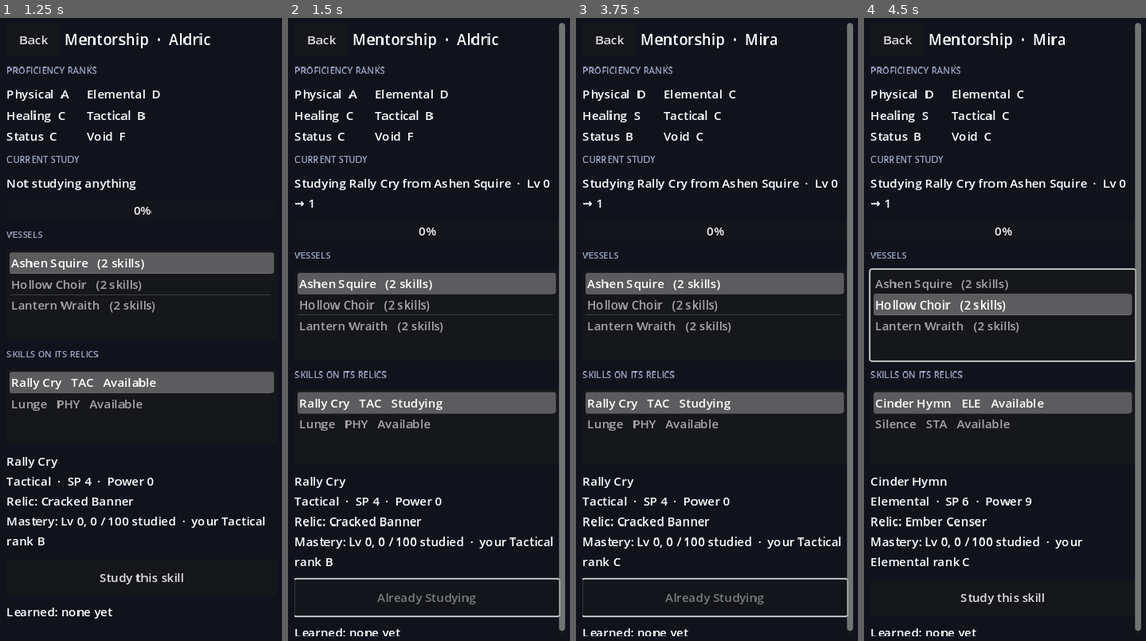
Above: before the commit, frames 1-4 (left to right).
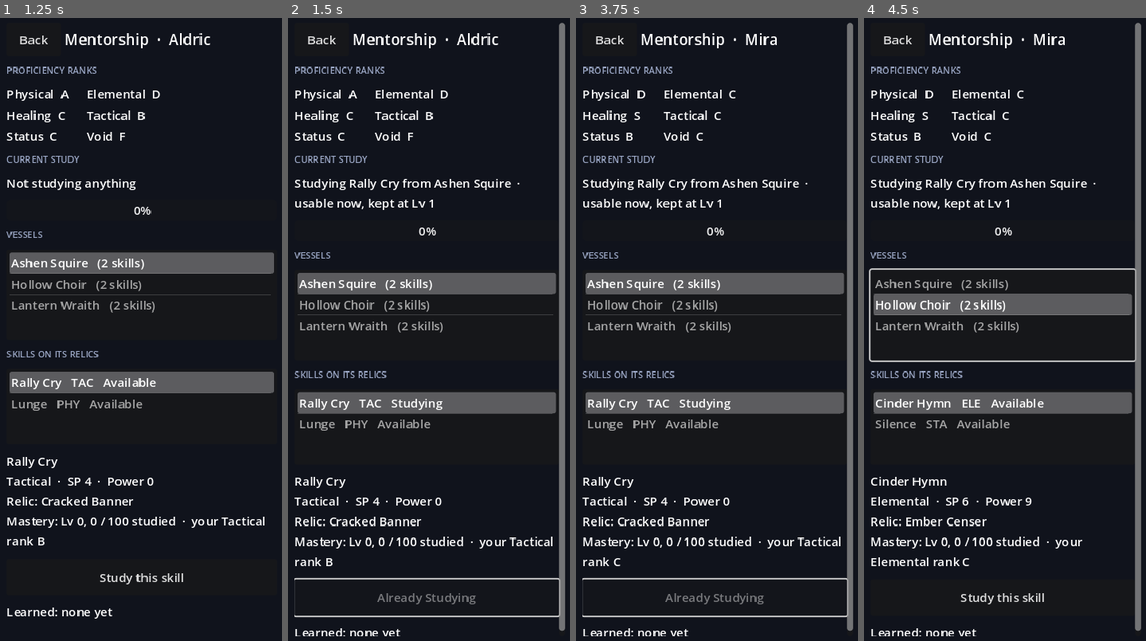
Above: after the commit, the same moments.

Repository: JoelsCodes/Tactics-game
Game: Godot game, scene res://scenes/barracks.tscn
The game is run twice, just before and just after one commit, with the same random seed, the same clock (stepped at 60 frames per second) and the same inputs.
Inputs (mouse positions are in pixels of both pictures, inside the frame that each line leads up to):
- Up to frame 1 (1.25 s): click "Mentorship" at 0.5 s
- Up to frame 2 (1.5 s): click "Study this skill" at 1.25 s
- Up to frame 3 (3.75 s): click "Back" at 2 s; click "Mentorship" at 2.75 s; click "Study this skill" at 3.5 s
- Up to frame 4 (4.5 s): tap Enter at 4.25 s; move the mouse to (1069, 298) at 4.27 s; tap Q at 4.35 s; click (1069, 298) at 4.42 s

Frame 1 is identical in both runs. In frame 2, 0.4% of the frame differs, in the area x 2-93%, y 25-31%; in frame 3, 0.4%; in frame 4, 0.4%.

Commit message:
Skills: usable from the start of study; use takes them from level 0 to 1
The active study is usable at level 0 but not kept; each use adds the
character's rank gain, and at level 1 the skill is learned for good.
Remove battle study points. A paused study keeps its progress but
cannot be used. SkillTree.can_use / usable_skills.

Co-Authored-By: Claude Opus 5.5 <noreply@anthropic.com>
Claude-Session: https://claude.ai/code/session_01UHqCe3Atfdf2Td9hbtNQLv

Diff:
--- a/godot/scripts/core/skill_mastery.gd
+++ b/godot/scripts/core/skill_mastery.gd
@@ -1,10 +1,10 @@
 class_name SkillMastery
 extends Resource
 ## One skill in a human's tree and its level, 0-99.
-##   Level 0: being studied (mentorship). Study points fill a 100-point bar.
+##   Level 0: being studied (mentorship). Usable while it is the active study, but not kept yet.
 ##   Level 1: learned, permanently in the human's personal tree.
-##   Levels 2-99: each use of the skill fills the bar by the character's rank gain in the skill's
-##   proficiency (S 20 ... C 10 ... F 4, times efficiency); a full bar is a level.
+##   Every level, 0 -> 1 included, comes from use: each use fills a 100-point bar by the character's
+##   rank gain in the skill's proficiency (S 20 ... C 10 ... F 4, times efficiency).
 ## The skill's power scales with its level (SkillData.power_at).
 
 @export var skill: SkillData
--- a/godot/scripts/core/skill_tree.gd
+++ b/godot/scripts/core/skill_tree.gd
@@ -1,8 +1,9 @@
 class_name SkillTree
 extends Resource
 ## A human's personal skill tree: skills inherited from vessels through mentorship and their levels.
-## Studying takes a skill from level 0 to 1 (learned); using it levels it up to 99. One skill is the
-## active study at a time; switching keeps the progress of the others.
+## Starting a study puts a skill at level 0 and makes it usable at once; using it fills its level bar.
+## At level 1 it is learned and kept for good; more use levels it to 99. One skill is the active study
+## at a time; switching keeps the progress of the others, but a paused study cannot be used.
 
 signal skill_mastered(skill: SkillData)
 
@@ -56,34 +57,40 @@
 	emit_changed()
 
 
-## Adds study points to the active study. When its bar fills it goes from level 0 to level 1: the
-## skill is learned and the study slot is freed. Returns true if a skill was learned by this call.
-func add_study_progress(points: int) -> bool:
-	var m := active_study()
-	if m == null:
-		return false
-	m.add_progress(mini(points, TacticalMath.PROGRESS_PER_LEVEL - m.progress))  # study stops at level 1
-	if not m.is_mastered():
-		return false
-	active_index = -1
-	skill_mastered.emit(m.skill)
-	emit_changed()
-	return true
-
-
 ## Level of a skill in this tree (0 if never studied).
 func skill_level(skill: SkillData) -> int:
 	var m := mastery_of(skill)
 	return m.level if m != null else 0
 
 
-## Records `uses` uses of a learned skill: each adds the character's rank gain for the skill's
-## proficiency. Returns the levels gained (0 if the skill is not learned).
+## Whether the human can use `skill` right now: learned (level 1+) or the active study at level 0.
+## A paused study cannot be used until it is the active study again.
+func can_use(skill: SkillData) -> bool:
+	var m := mastery_of(skill)
+	return m != null and (m.is_mastered() or m == active_study())
+
+
+## Every skill the human can use right now: the learned ones plus the active study.
+func usable_skills() -> Array[SkillData]:
+	var out := learned_skills()
+	var a := active_study()
+	if a != null:
+		out.append(a.skill)
+	return out
+
+
+## Records `uses` uses of a usable skill: each adds the character's rank gain for the skill's
+## proficiency to its level bar. Taking the active study from level 0 to 1 learns it for good and frees
+## the study slot. Returns the levels gained (0 if the skill cannot be used now).
 func use_skill(skill: SkillData, stats: CharacterStats, uses := 1, loadout: EquipmentLoadout = null) -> int:
+	if not can_use(skill) or stats == null:
+		return 0
 	var m := mastery_of(skill)
-	if m == null or not m.is_mastered() or stats == null:
-		return 0
+	var was_learned := m.is_mastered()
 	var gained := m.add_progress(stats.skill_gain(skill.category, loadout) * maxi(uses, 0))
+	if not was_learned and m.is_mastered():
+		active_index = -1
+		skill_mastered.emit(skill)
 	if gained > 0:
 		emit_changed()
 	return gained
--- a/godot/scripts/ui/mentorship_menu.gd
+++ b/godot/scripts/ui/mentorship_menu.gd
@@ -55,7 +55,7 @@
 		study_label.text = "Not studying anything"
 		study_bar.value = 0
 	else:
-		study_label.text = "Studying %s from %s  ·  Lv 0 → 1" % [m.skill.display_name, m.mentor_name]
+		study_label.text = "Studying %s from %s  ·  usable now, kept at Lv 1" % [m.skill.display_name, m.mentor_name]
 		study_bar.value = m.progress
 	var learned := Mentorship.tree_of(human).learned_skills()
 	var tree := Mentorship.tree_of(human)
--- a/godot/scripts/units/mentorship.gd
+++ b/godot/scripts/units/mentorship.gd
@@ -4,17 +4,16 @@
 ## No UI here: the barracks screens call these.
 ##
 ##   1. A human picks a vessel from the party roster and one of the skills on that vessel's relics.
-##   2. That skill becomes the human's active study (SkillTree.start_study).
-##   3. Study points fill a 100-point bar: after each battle the human fought in, award_battle_study
-##      adds the human's rank gain in the skill's proficiency (S 20 ... C 10 ... F 4, x efficiency).
-##   4. Starting the study puts the skill at level 0. When the bar is full it reaches level 1: the
-##      skill is learned, permanently in the human's tree. From there each use levels it toward 99
-##      (SkillTree.use_skill), at the same rank-based rate.
+##   2. That skill becomes the human's active study (SkillTree.start_study), at level 0. The human can
+##      use it right away.
+##   3. Each use (SkillTree.use_skill, called by combat) adds the human's rank gain in the skill's
+##      proficiency (S 20 ... C 10 ... F 4, x efficiency) to a 100-point bar.
+##   4. At level 1 the skill is learned and kept for good; further use levels it toward 99.
 
 enum Status {
 	AVAILABLE,  ## can be studied
-	STUDYING,  ## the active study, level 0, bar filling
-	PAUSED,  ## started before, not the active study
+	STUDYING,  ## the active study, level 0: usable, not kept yet
+	PAUSED,  ## started before, not the active study: progress kept, not usable
 	LEARNED,  ## mastered: in the personal tree
 }
 
@@ -92,17 +91,3 @@
 	if study_error(human, vessel, skill) != "":
 		return null
 	return tree_of(human).start_study(skill, vessel.display_name)
-
-
-## Study points one battle gives a human for its active study: the human's rank gain in the skill's
-## proficiency, times efficiency (C rank: 10, so about 10 battles per skill).
-static func battle_points(human: UnitData) -> int:
-	var m := tree_of(human).active_study()
-	if m == null or human.stats == null:
-		return 0
-	return human.stats.skill_gain(m.skill.category, human.loadout)
-
-
-## Call after a battle the human fought in. Returns true if a skill was mastered.
-static func award_battle_study(human: UnitData) -> bool:
-	return tree_of(human).add_study_progress(battle_points(human))
--- a/godot/tests/mentorship_check.gd
+++ b/godot/tests/mentorship_check.gd
@@ -43,18 +43,20 @@
 
 
 func mastery() -> void:
+	var stats := CharacterStats.new()
 	var sk := SkillData.new()
 	sk.category = Proficiency.Category.ELEMENTAL
 	var t := SkillTree.new()
 	var m := t.start_study(sk, "Choir")
 	ok(m != null and t.active_study() == m and m.level == 0, "starting a study: level 0")
-	ok(not t.add_study_progress(60), "60 points: still level 0")
-	ok(not t.is_learned(sk) and t.learned_skills().is_empty(), "not learned at level 0")
-	ok(t.add_study_progress(60), "bar full: level 1")
-	ok(m.level == 1 and m.progress == 0 and t.is_learned(sk) and t.learned_skills() == [sk], "learned at level 1")
-	ok(t.active_study() == null, "study stops at level 1")
-	# levels 1 -> 99 by usage, at the character's rank in the skill's proficiency
+	ok(t.can_use(sk) and t.usable_skills() == [sk], "usable the moment the study starts")
+	ok(not t.is_learned(sk) and t.learned_skills().is_empty(), "not kept at level 0")
 	var st := CharacterStats.new()
+	eq(t.use_skill(sk, st, 9), 0, "C rank: 9 uses, still level 0")
+	eq(t.use_skill(sk, st), 1, "10th use: level 1")
+	ok(m.level == 1 and t.is_learned(sk) and t.learned_skills() == [sk], "learned at level 1, kept for good")
+	ok(t.active_study() == null and t.can_use(sk), "study slot freed, still usable")
+	# levels 1 -> 99 by the same usage rule
 	eq(t.use_skill(sk, st, 9), 0, "C rank: 9 uses, still level 1")
 	eq(t.use_skill(sk, st), 1, "10th use: level 2")
 	st.set_rank(Proficiency.Category.ELEMENTAL, TacticalMath.Rank.S)
@@ -68,16 +70,18 @@
 	sk.base_power = 10
 	eq(t.mastery_of(sk).power(), 30, "power scales with skill level")
 	var unlearned := SkillData.new()
-	eq(t.use_skill(unlearned, st), 0, "unlearned skills do not level by use")
+	ok(not t.can_use(unlearned), "never studied: not usable")
+	eq(t.use_skill(unlearned, st), 0, "never studied: no levels")
 	ok(t.active_study() == null, "study slot freed")
 	eq(t.start_study(sk), null, "cannot study a learned skill again")
 	var a := SkillData.new()
 	var b := SkillData.new()
 	t.start_study(a)
-	t.add_study_progress(30)
+	t.use_skill(a, stats, 3)
 	t.start_study(b)
 	eq(t.mastery_of(a).progress, 30, "switching keeps progress")
 	ok(t.active_study().skill == b, "switched")
+	ok(not t.can_use(a) and t.use_skill(a, stats) == 0, "a paused study cannot be used")
 	t.start_study(a)
 	eq(t.active_study().progress, 30, "resumed")
 	eq(ResourceSaver.save(t, "user://tree_check.tres"), OK, "tree saves")
@@ -101,12 +105,9 @@
 	ok(Mentorship.start_study(king, choir, hymn) != null, "start study")
 	eq(Mentorship.status(king, hymn), Mentorship.Status.STUDYING, "studying")
 	eq(Mentorship.study_error(king, choir, hymn), "already studying", "no double start")
-	eq(Mentorship.battle_points(king), 7, "Aldric is D in Elemental: 7 points a battle")
-	for i in 14:
-		ok(not Mentorship.award_battle_study(king), "battle %d" % i)
-	ok(king.skill_tree.mastery_of(hymn).level == 0, "still level 0 after 14 battles")
-	ok(Mentorship.award_battle_study(king), "battle 15: level 1")
-	eq(king.skill_tree.skill_level(hymn), 1, "exactly level 1 after studying")
+	ok(king.skill_tree.can_use(hymn), "usable while studying")
+	eq(king.skill_tree.use_skill(hymn, king.stats, 14), 0, "Aldric is D in Elemental: 14 uses, level 0")
+	eq(king.skill_tree.use_skill(hymn, king.stats), 1, "15th use: level 1")
 	eq(Mentorship.status(king, hymn), Mentorship.Status.LEARNED, "learned")
 	eq(Mentorship.study_error(king, choir, hymn), "already learned", "cannot study again")
 	var mira: UnitData = p.co_captains[0]
Not shown, changed: godot/README.md
